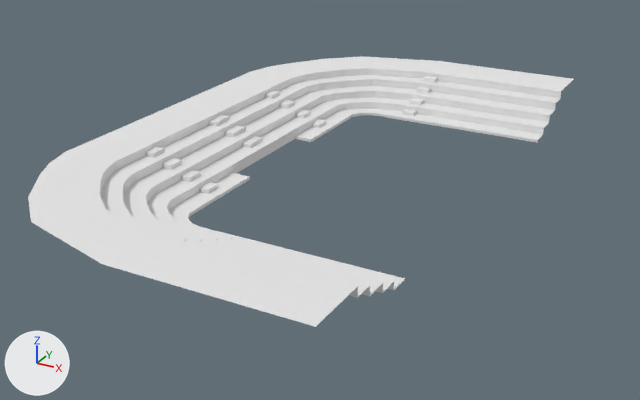
One commit to the Blender file Assets/Models/tops_no_chairs.blend: the scene before it, then after it.
Rendered twice from a camera (50 mm lens) standing at (46.4, -65.7, 29.5) and looking at (11.4, -2.0, -2.3). The lights are fixed; the arrows at lower left show +X, +Y and +Z.
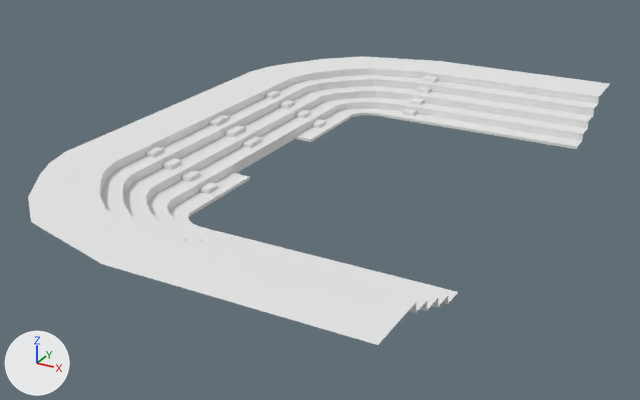
Boxes [x1, y1, x2, y2] around the edits, measured in the pictures (640 x 400 px):
'Cube', reshaped (7% wider, 7% taller): before [28, 56, 573, 327]; after [28, 56, 610, 345]
part 1 of me_cube_001, built on: before [358, 99, 560, 297]; after [320, 79, 610, 345]

Diff of the bpy script that builds the scene:
```diff
--- a/Assets/Models/tops_no_chairs.blend.py
+++ b/Assets/Models/tops_no_chairs.blend.py
@@ me_cube_001 @@
 # used by ob_cube; location = (0.0, 0.0, 0.0); scale = (6.3, 7.04, -0.139)
-me_cube_001.from_pydata(...)  # 1471 vertices, 1396 faces; spans x -1.0..4.1, y -4.1..0.0, z -22.5..1.0
+me_cube_001.from_pydata(...)  # 1535 vertices, 1458 faces; spans x -1.0..4.7, y -4.1..0.0, z -22.5..1.0
+# me_cube_001 part 1
+# 8 vertices are removed from x 4.1, y -3.3..-2.4, z -16.7..-0.8
+# 8 faces are deleted
+# 72 vertices are added at x 4.4..4.7, y -4.1..-2.3, z -22.5..1.0
+# 70 new faces join them
 me_cube_001.materials.append(mat_concrete)
```
